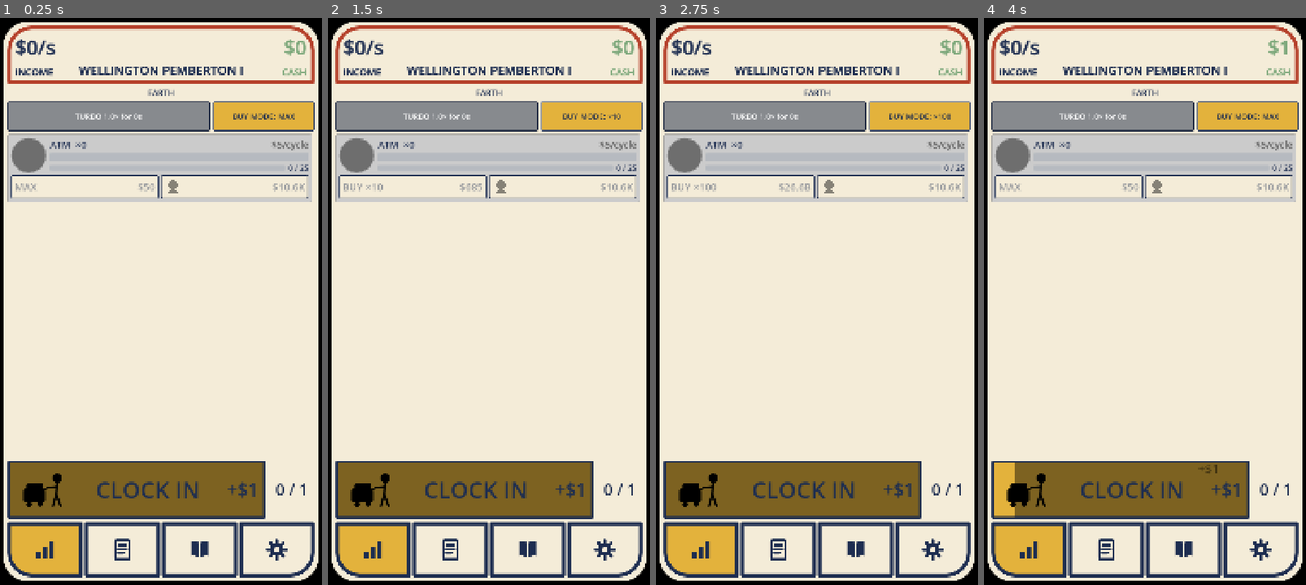
Above: before the commit, frames 1-4 (left to right).
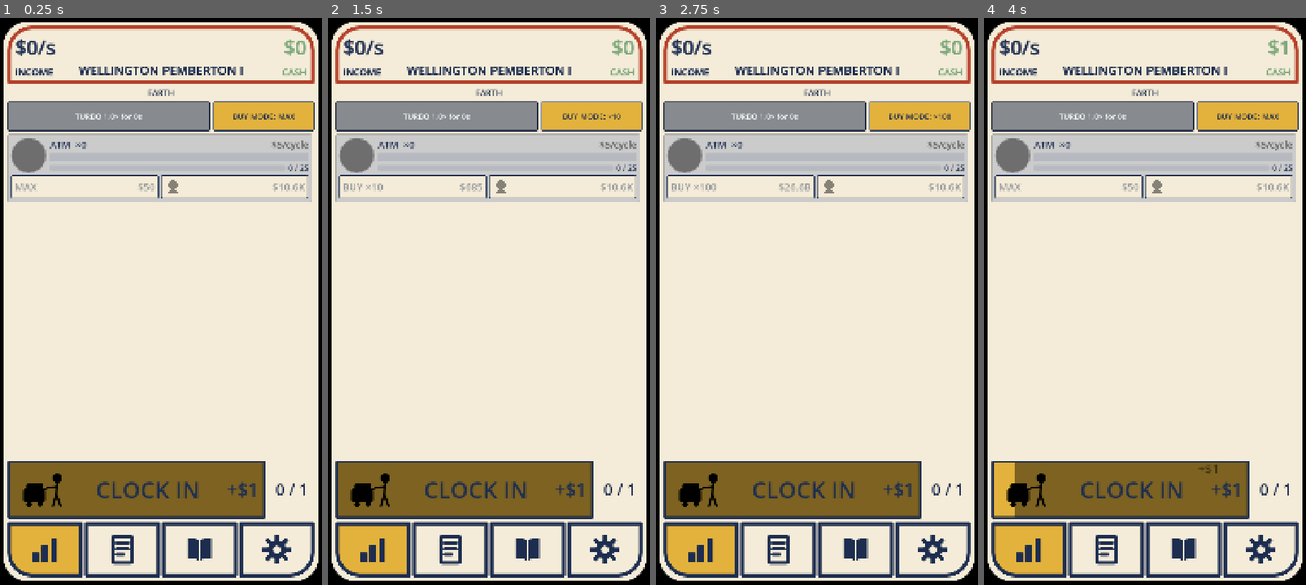
Above: after the commit, the same moments.

Repository: TimGoergen/american-tycoon
Game: Godot game, scene res://Main.tscn
Same seed, same stepped clock (60 frames per second), same inputs: the game is played once before the commit and once after it.
Inputs (mouse positions are in pixels of both pictures, inside the frame that each line leads up to):
- Up to frame 1 (0.25 s): no input
- Up to frame 2 (1.5 s): click "BUY MODE: MAX" at 0.5 s; click "BUY MODE: ×1" at 1.25 s
- Up to frame 3 (2.75 s): click "BUY MODE: ×10" at 2 s
- Up to frame 4 (4 s): click "BUY MODE: ×100" at 2.75 s; click (1119, 488) at 3.5 s

The runs differ from the first frame. In frame 1, 0.8% of the frame differs, in the area x 10-91%, y 91-97%; in frame 2, 0.8%; in frame 3, 0.8%; in frame 4, 0.8%.

Commit message:
Tab bar: render the four tab icons 40% larger (81px -> 113px)

Diff:
--- a/game/scripts/Main.gd
+++ b/game/scripts/Main.gd
@@ -49,6 +49,11 @@
 const TAB_ESTATE := 1
 const TAB_LEDGER := 2
 const TAB_SETTINGS := 3
+
+## On-screen size of each bottom-tab glyph. 40% larger than the 81px native SVG (Tim,
+## 2026-06-24). A Button renders its `icon` at the texture's native size with no way to scale
+## it UP, so we let the icon expand and cap it here at this width (icons are square).
+const TAB_ICON_SIZE := 113
 
 # The screen-frame constants (bezel + universal content margin) live in UiPalette now, so the
 # Main screen and the full-screen overlays all frame identically (UiPalette.apply_screen_bezel
@@ -502,7 +507,10 @@
 		b.custom_minimum_size = Vector2(0, 185)  # 25% taller again (148 -> 185, Tim 2026-06-23)
 		b.size_flags_horizontal = Control.SIZE_EXPAND_FILL
 		b.icon = load(icons[i])
-		b.expand_icon = false
+		# Let the icon scale up from its 81px native size and cap it at TAB_ICON_SIZE (40%
+		# larger). expand_icon grows it to fill the button; icon_max_width holds it at the target.
+		b.expand_icon = true
+		b.add_theme_constant_override("icon_max_width", TAB_ICON_SIZE)
 		b.icon_alignment = HORIZONTAL_ALIGNMENT_CENTER
 		b.pressed.connect(_show_tab.bind(i))
 		bar.add_child(b)
